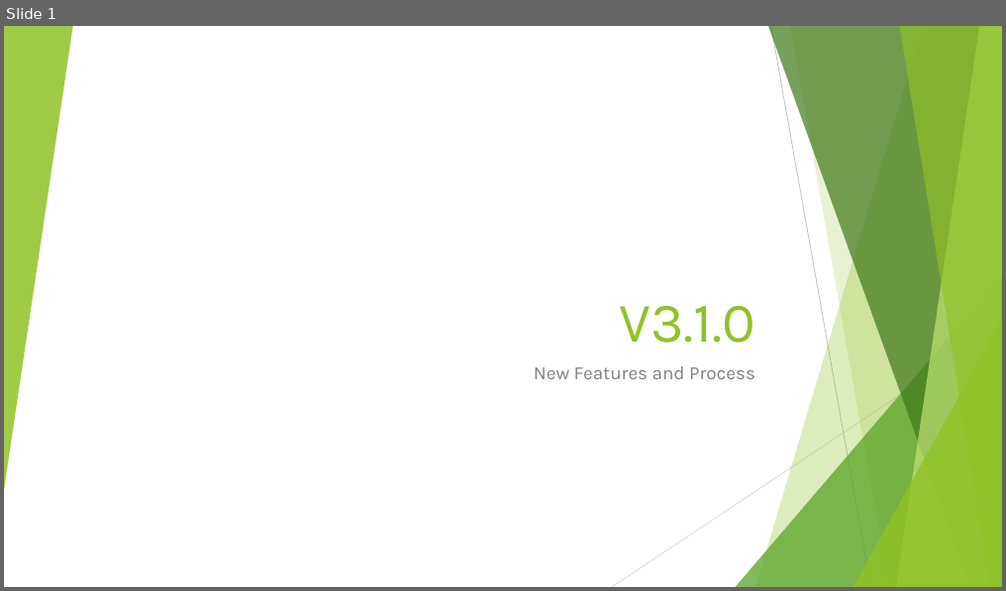
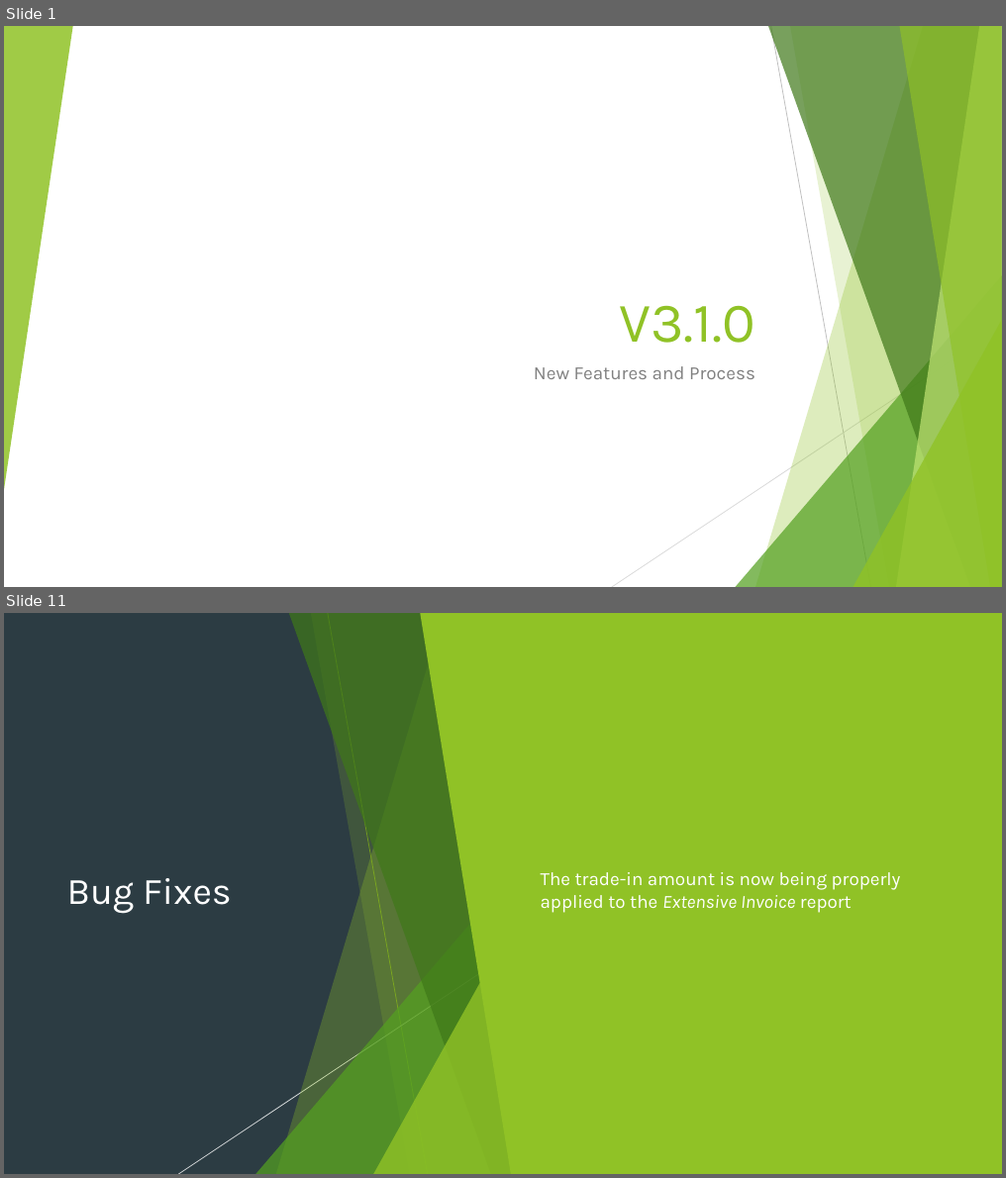
Before and after one commit to SweetSpotProShop/SweetSpot-Documentation, a slide deck: Release Powerpoints/V3.1.0 - WIP.pptx. Shown one above the other, each under a label of ours: slide 1 before the commit, slides 1 and 11 after it; the slides between them are not shown. The pictures are 1006x591 and 1006x1178 pixels, drawn with LibreOffice and Linux fonts; fonts in the diff are those of the drawing. Boxes give left, top, right and bottom in pixels: in the first picture for what was removed or moved away, otherwise in the second. Text is boxed around its words. In the diff, an @@ line names an element or a change of style, - is before the commit and + after.

```diff
--- a/Release Powerpoints/V3.1.0 - WIP.pptx
+++ b/Release Powerpoints/V3.1.0 - WIP.pptx
@@ slide 11 added at (x1=4, y1=613, x2=1002, y2=1174), background #2C3C43; not listed: 7 template elements that a slide beside it also shows @@
@@ rectangle added at (x1=4, y1=613, x2=1002, y2=1174), fill #2C3C43 @@
@@ freeform shape added at (x1=276, y1=613, x2=523, y2=1174), fill #90C226 at 30% opacity @@
@@ freeform shape added at (x1=288, y1=613, x2=522, y2=1174), fill #3F7819 at 70% opacity @@
@@ freeform shape added at (x1=311, y1=613, x2=523, y2=1174), fill #90C226 at 20% opacity @@
@@ line added from (328, 613) to (428, 1174), #6C921D 0.75 pt @@
@@ freeform shape added at (x1=420, y1=613, x2=1002, y2=1174), fill #90C226 @@
@@ line added from (771, 613) to (871, 1174), #000000 0.75 pt @@
@@ title added at (x1=67, y1=878, x2=232, y2=914), 36 pt, text #FFFFFF @@
+Bug Fixes
@@ triangle added at (x1=255, y1=862, x2=522, y2=1174), fill #54A021 at 72% opacity @@
@@ text added at (x1=541, y1=872, x2=901, y2=913), 18 pt, text #FFFFFF @@
+▶ The trade-in amount is now being properly applied to the Extensive Invoice report
@@ triangle added at (x1=374, y1=907, x2=523, y2=1174), fill #90C226 at 80% opacity @@
@@ line added from (568, 915) to (178, 1174), #FFFFFF 0.75 pt @@
@@ line added from (1002, 915) to (612, 1174), #000000 0.75 pt @@
@@ triangle added at (x1=4, y1=942, x2=41, y2=1174), fill #90C226 at 85% opacity @@
```
Also in this commit, not shown: 7 other slides added, 1 slide removed, 3 other files.
